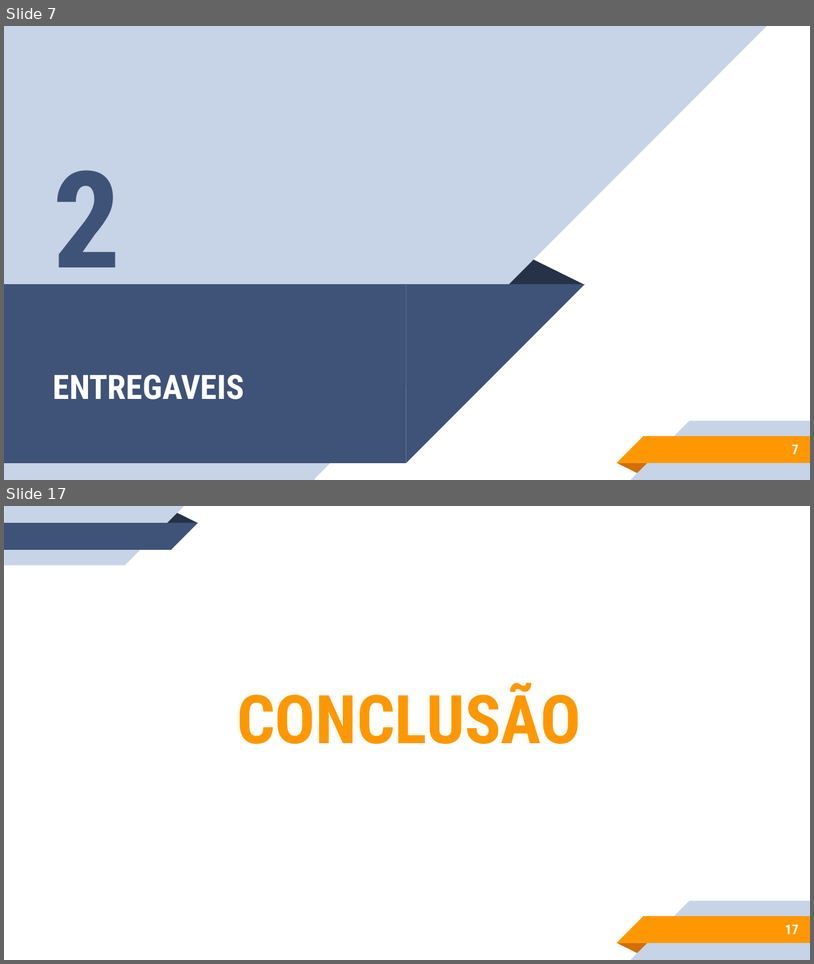
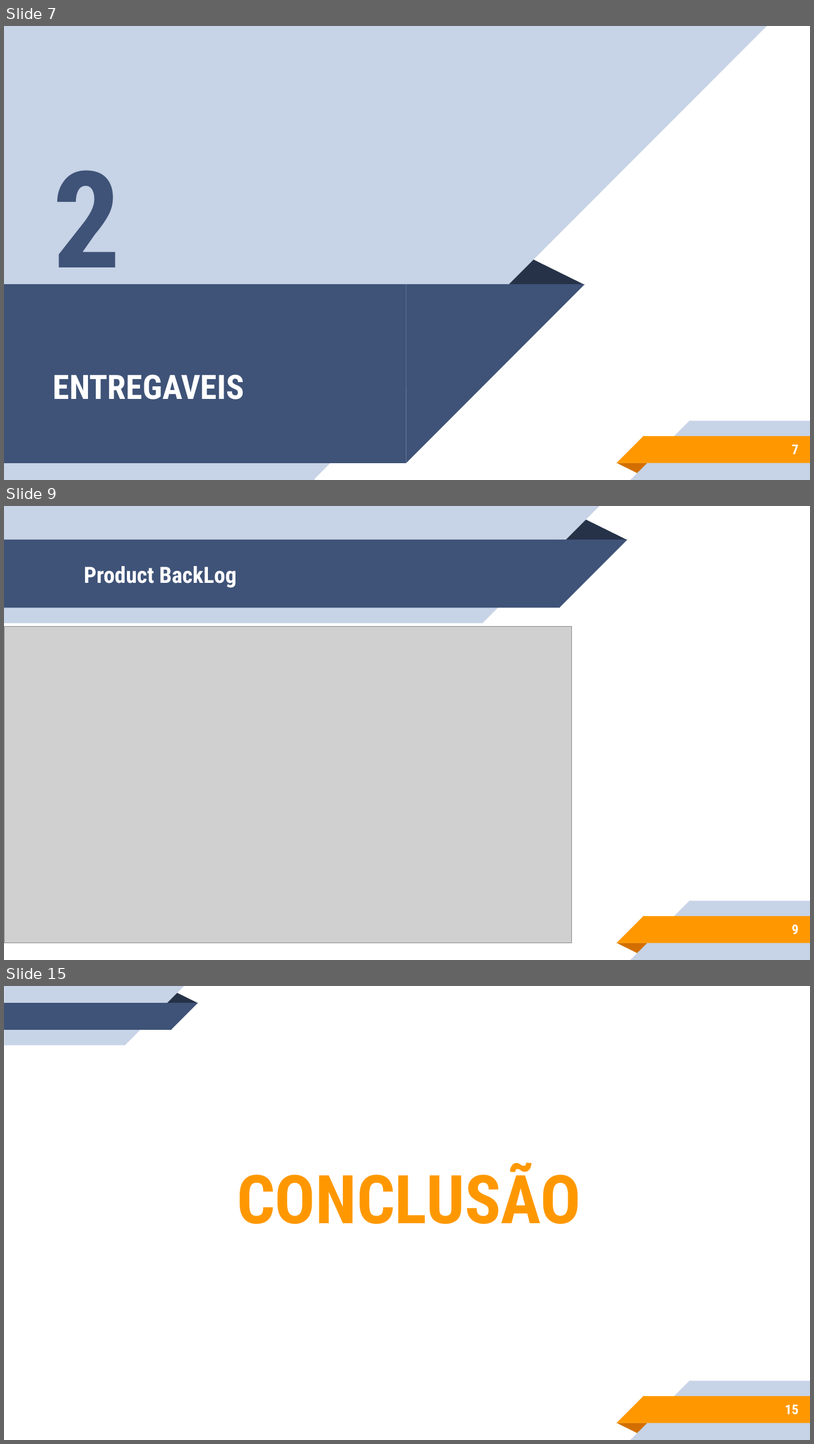
Before and after one commit to sergioetrindade/GRUPO-10-2ADSA, a slide deck: Documentação/ppts/PPT grupo 10.pptx. Shown one above the other, each under a label of ours: slides 7 and 17 before the commit, slides 7, 9 and 15 after it; the slides between them are not shown. The pictures are 814x964 and 814x1444 pixels, drawn with LibreOffice and Linux fonts; fonts in the diff are those of the drawing; grey boxes stand for pictures. Boxes give left, top, right and bottom in pixels: in the first picture for what was removed or moved away, otherwise in the second. Text is boxed around its words. In the diff, an @@ line names an element or a change of style, - is before the commit and + after.

```diff
--- a/Documentação/ppts/PPT grupo 10.pptx
+++ b/Documentação/ppts/PPT grupo 10.pptx
@@ slide 9 added at box(4, 506, 810, 960), background #FFFFFF; not listed: 5 template elements that a slide beside it also shows @@
@@ group added at box(4, 506, 627, 623): 2 rectangles, 2 right triangles, 1 triangle @@
@@ title added at box(84, 566, 237, 588), 20 pt, text #FFFFFF, bold @@
+Product BackLog
@@ picture added at box(4, 626, 572, 942) @@
@@ page number added at box(792, 924, 799, 934), 12 pt, text #FFFFFF, bold @@
+9
@@ what was slide 17 is now slide 15 @@
@@ page number at box(785, 1404, 799, 1414): text changed @@
-17
+15
```
Also in this commit, not shown: 2 slides changed, 4 other slides added, 7 slides removed, 2 other files.
